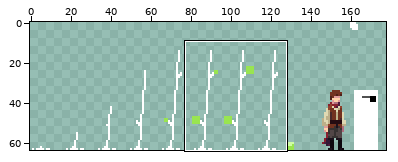
Two versions of one sprite sheet, data/dump.png. Above, an overview of the earlier version with the close-up marked.
Close-up. Earlier state:
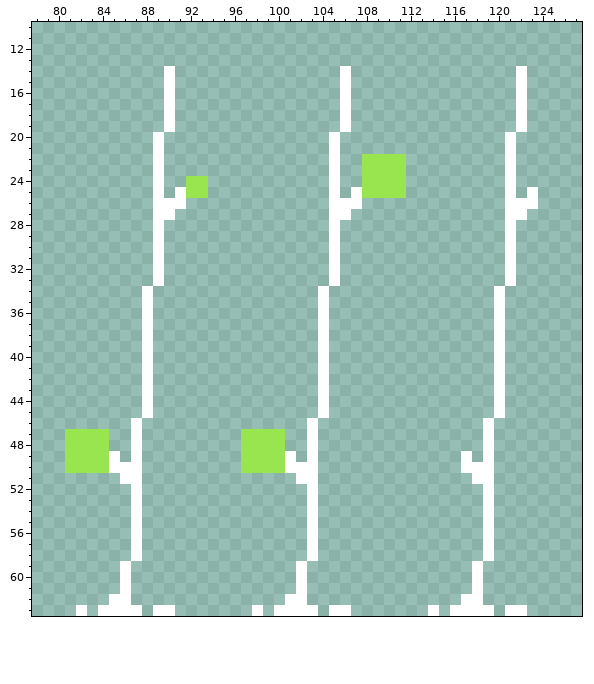
The file is 256x64 pixels. Shown: x 78..127, y 10..63. The wide view leaves out empty margins.
New version:
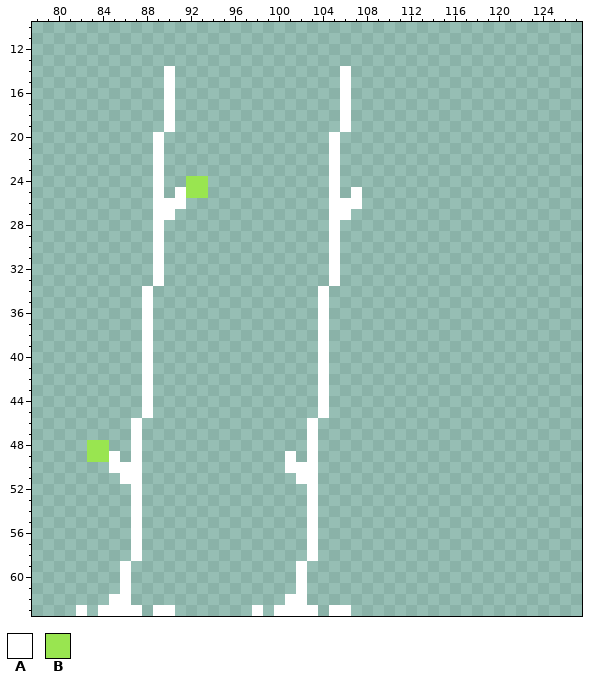
Palette (. is transparent): A #ffffff  B #99e550
From old to new:
The edit erases colour A in rows 14 to 19 at x 122; in rows 20 to 24 at x 121; in row 25 at x 121 and 123; in row 26 at x 121 to 123; in row 27 at x 121 to 122; in rows 28 to 33 at x 121.
The edit erases colour A in rows 34 to 45 at x 120; in rows 46 to 48 at x 119; in row 49 at x 117 and 119; in row 50 at x 117 to 119; in row 51 at x 118 to 119; in rows 52 to 58 at x 119.
The edit erases colour A in rows 59 to 61 at x 118; in row 62 at x 117 to 118; in row 63 at x 114, 116 to 119 and 121 to 122.
The edit erases colour B in rows 22 to 25 at x 108 to 111; in row 47 at x 81 to 84 and 97 to 100; in rows 48 to 49 at x 81 to 82 and 97 to 100; in row 50 at x 81 to 84 and 97 to 100.
Pixel boxes of the changes (left, top, right, bottom) in both close-ups:
erased: (428, 66, 538, 616)
erased: (362, 154, 406, 198)
erased: (65, 429, 109, 473)
erased: (241, 429, 285, 473)
